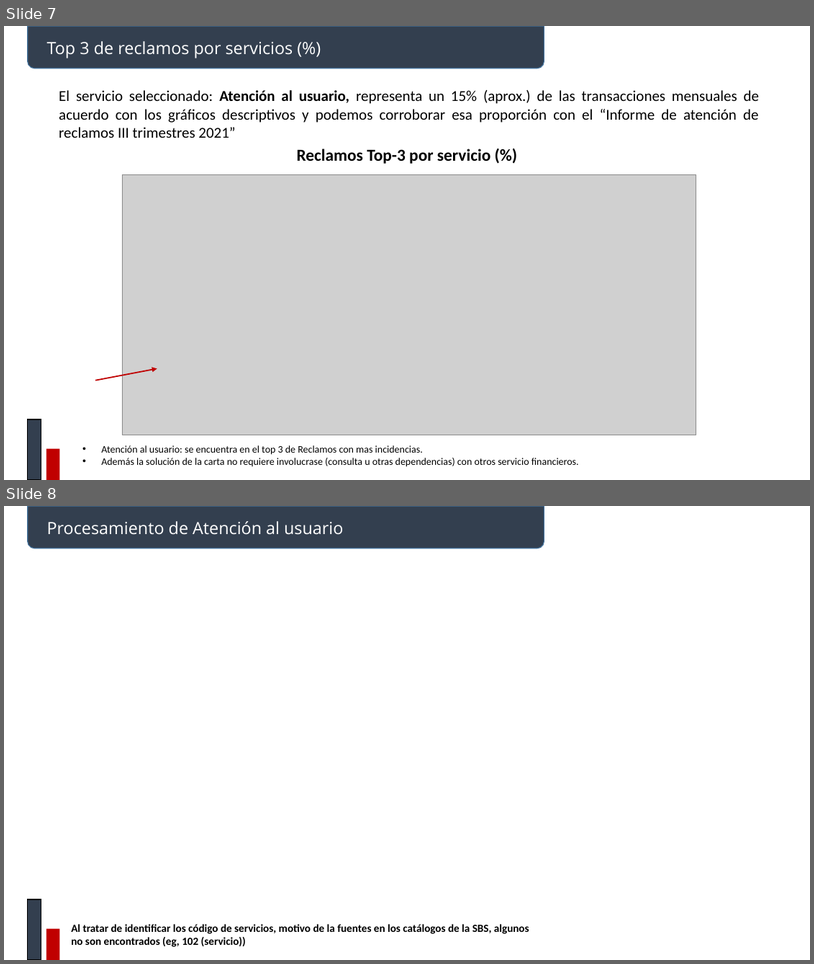
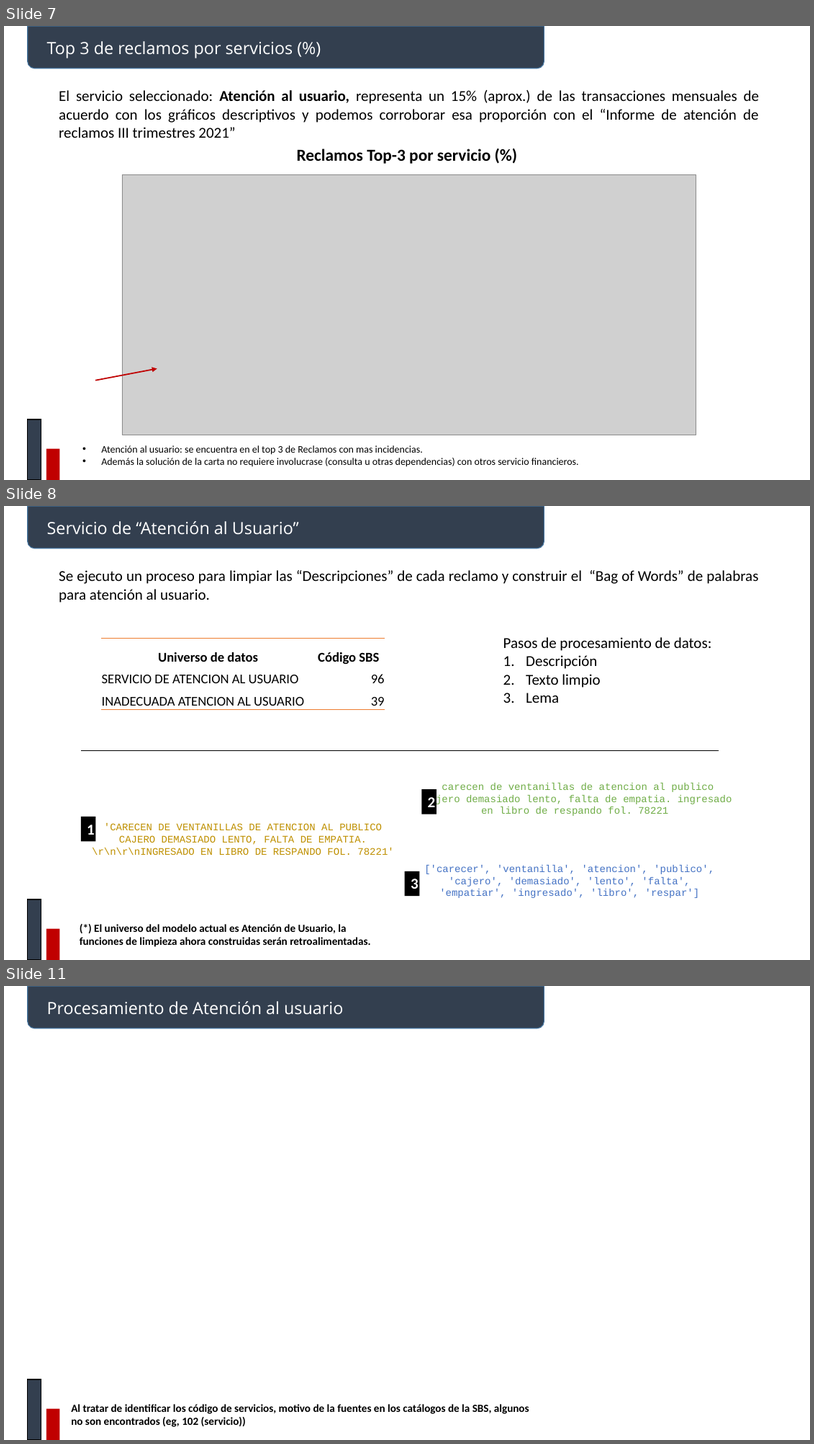
Before and after one commit to johnkbarrera/R2D2, a slide deck: BancoNacion/documentos/Reclamos.pptx. Shown one above the other, each under a label of ours: slides 7 and 8 before the commit, slides 7, 8 and 11 after it; the slides between them are not shown. The pictures are 814x964 and 814x1444 pixels, drawn with LibreOffice and Linux fonts; fonts in the diff are those of the drawing; grey boxes stand for pictures. Boxes give left, top, right and bottom in pixels: in the first picture for what was removed or moved away, otherwise in the second. Text is boxed around its words. In the diff, an @@ line names an element or a change of style, - is before the commit and + after.

Commit message:
modelo LDA filtrado

```diff
--- a/BancoNacion/documentos/Reclamos.pptx
+++ b/BancoNacion/documentos/Reclamos.pptx
@@ slide 8 added at (4,506,810,960), background #FFFFFF @@
@@ round same rect added at (28,506,544,548), fill #333F50, outline #43739E 1 pt @@
@@ text added at (47,521,299,535), 20 pt, text #FFFFFF @@
+Servicio de “Atención al Usuario”
@@ text added at (59,570,759,602), 18 pt, text #000000 @@
+Se ejecuto un proceso para limpiar las “Descripciones” de cada reclamo y construir el “Bag of Words” de palabras para atención al usuario.
@@ table added at (100,638,384,709), 3 rows, 2 columns @@
+Universo de datos | Código SBS
+SERVICIO DE ATENCION AL USUARIO | 96
+INADECUADA ATENCION AL USUARIO | 39
@@ text added at (504,637,712,703), 18 pt, text #000000 @@
+Pasos de procesamiento de datos:
+1. Descripción
+2. Texto limpio
+3. Lema
@@ line added from (81, 750) to (719, 750), #000000 0.5 pt @@
@@ text added at (424,782,733,816), 12 pt, text #70AD47 @@
+carecen de ventanillas de atencion al publico cajero demasiado lento, falta de empatia. ingresado en libro de respando fol. 78221
@@ rectangle added at (422,789,437,814), fill #000000, 18 pt, text #FFFFFF, bold @@
+2
@@ rectangle added at (81,816,96,841), fill #000000, 18 pt, text #FFFFFF, bold @@
+1
@@ text added at (92,823,394,854), 12 pt, text #BF9000 @@
+'CARECEN DE VENTANILLAS DE ATENCION AL PUBLICO CAJERO DEMASIADO LENTO, FALTA DE EMPATIA.\r\n\r\nINGRESADO EN LIBRO DE RESPANDO FOL. 78221'
@@ rectangle added at (405,871,420,896), fill #000000, 18 pt, text #FFFFFF, bold @@
+3
@@ text added at (424,865,715,898), 12 pt, text #4472C4 @@
+['carecer', 'ventanilla', 'atencion', 'publico', 'cajero', 'demasiado', 'lento', 'falta', 'empatiar', 'ingresado', 'libro', 'respar']
@@ rectangle added at (28,899,41,960), fill #333F50, outline #000000 1 pt @@
@@ rectangle added at (46,928,59,960), fill #C00000 @@
@@ text added at (80,924,370,947), 13 pt, text #000000, bold @@
+(*) El universo del modelo actual es Atención de Usuario, la funciones de limpieza ahora construidas serán retroalimentadas.
@@ what was slide 8 is now slide 11 @@
```
Also in this commit, not shown: 2 other slides added, 5 other files.
